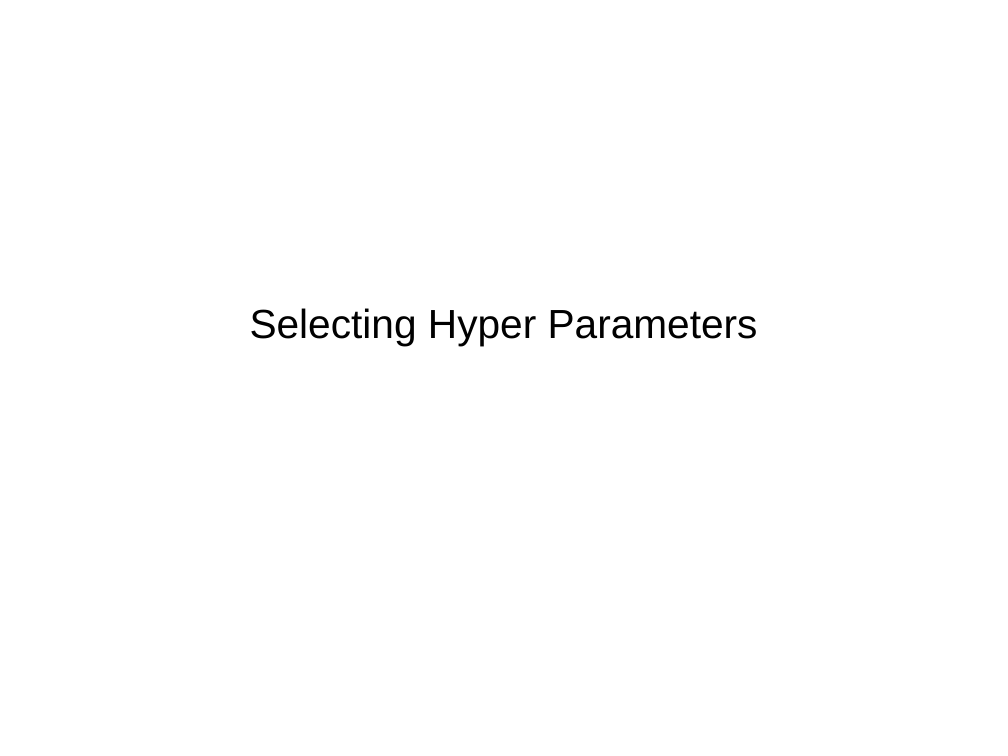
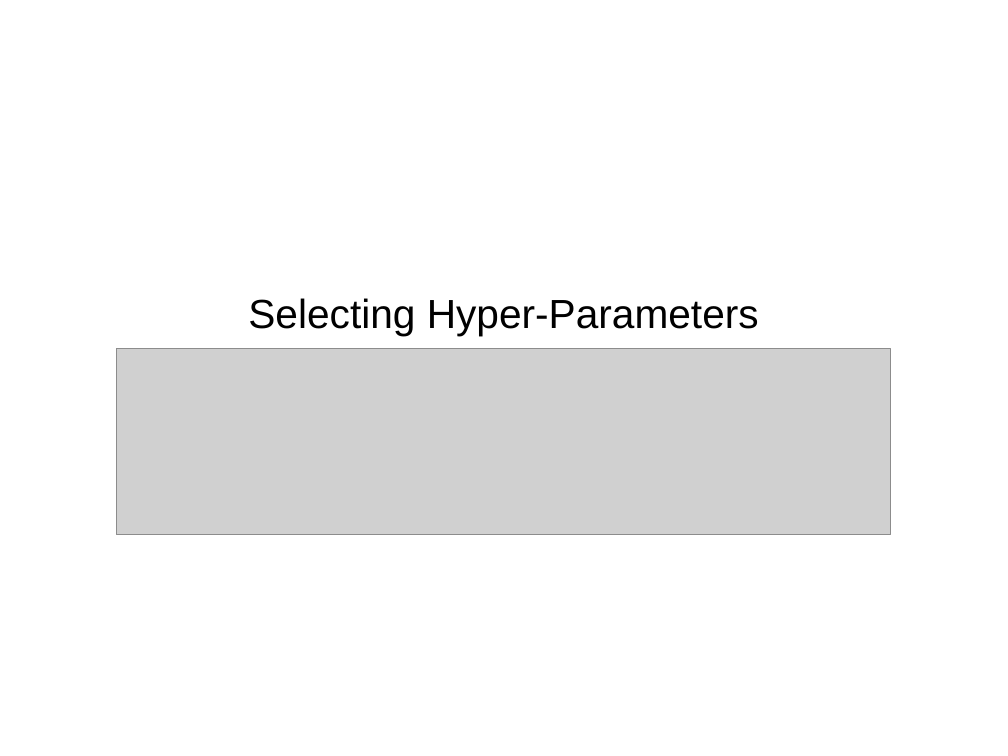
Before and after one commit to amueller/talks_odt, a slide deck: slide 5 of automating_machine_learning_scipy2016.odp. Drawn at 1008x756 pixels with LibreOffice and Linux fonts; fonts in the diff are those of the drawing; grey boxes stand for pictures. Boxes give left, top, right and bottom in pixels: in the first picture for what was removed or moved away, otherwise in the second. Text is boxed around its words. In the diff, an @@ line names an element or a change of style, - is before the commit and + after.

```diff
--- a/automating_machine_learning_scipy2016.odp
+++ b/automating_machine_learning_scipy2016.odp
@@ subtitle at (x1=248, y1=298, x2=759, y2=335): text changed @@
-Selecting Hyper Parameters
+Selecting Hyper-Parameters
@@ picture added at (x1=116, y1=349, x2=891, y2=535) @@
```
Also in this commit, not shown: 10 other slides changed, 2 slides added, 2 slides removed, 1 other file.
